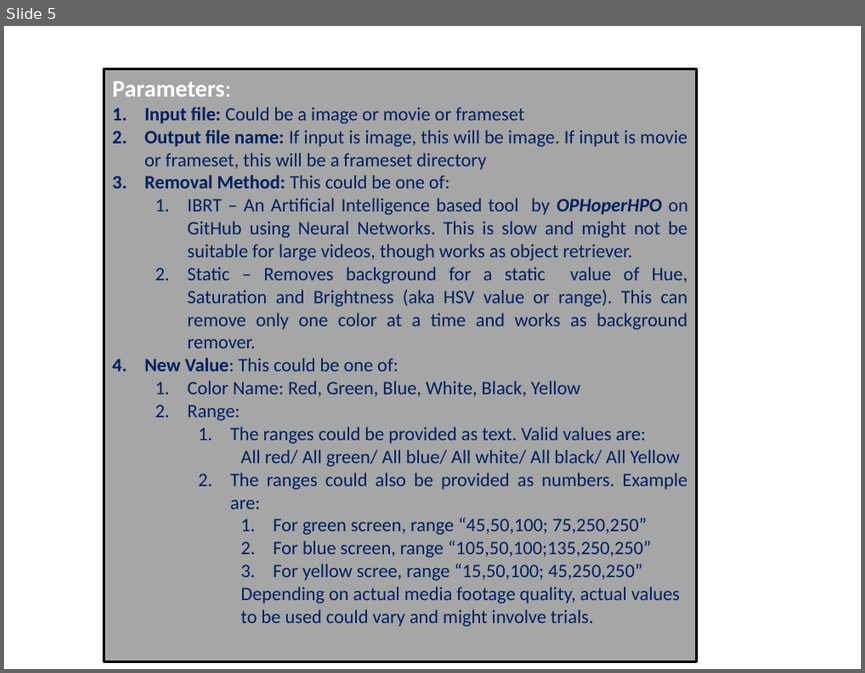
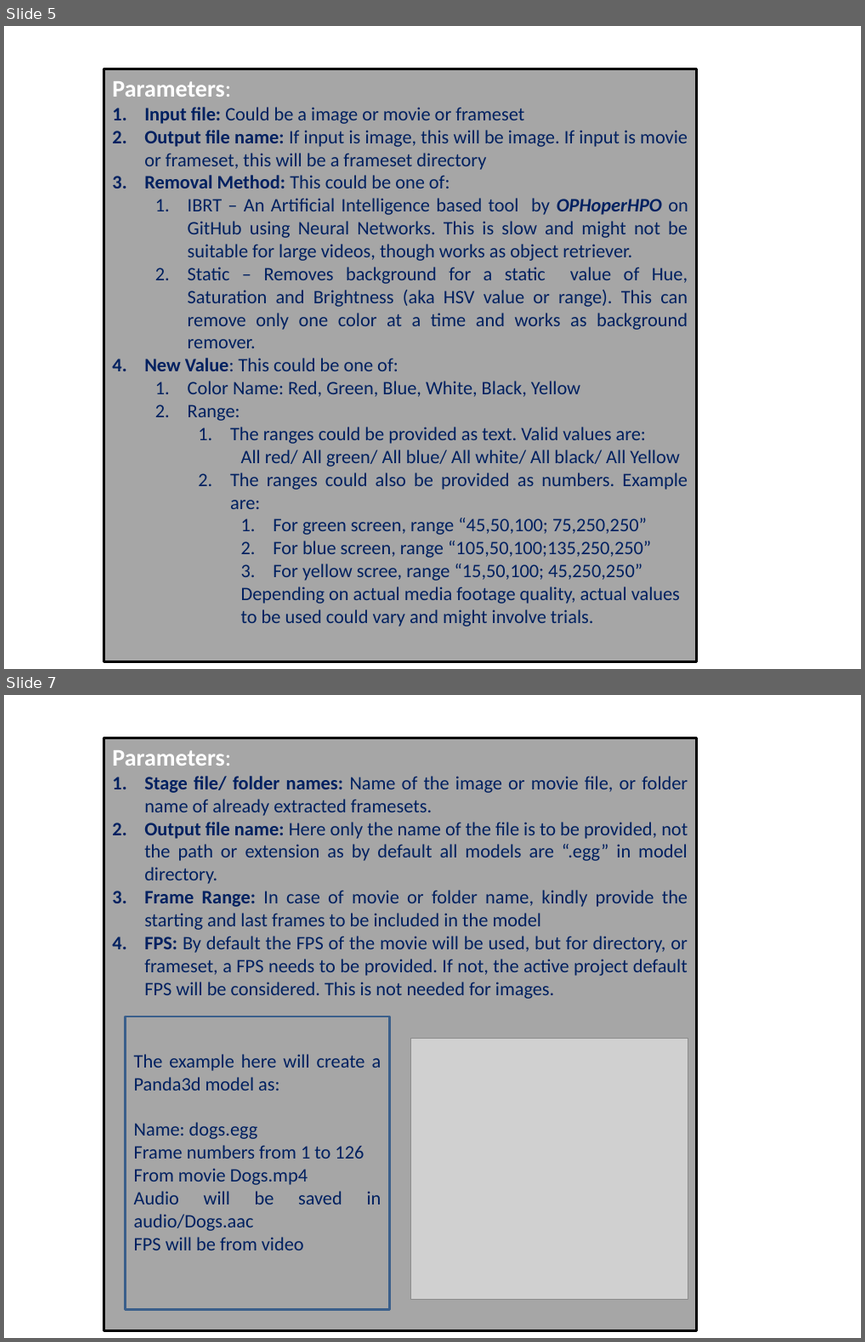
Before and after one commit to ShattereDarkness/memeer, a slide deck: document.pptx. Shown one above the other, each under a label of ours: slide 5 before the commit, slides 5 and 7 after it; the slides between them are not shown. The pictures are 865x673 and 865x1342 pixels, drawn with LibreOffice and Linux fonts; fonts in the diff are those of the drawing; grey boxes stand for pictures. Boxes give left, top, right and bottom in pixels: in the first picture for what was removed or moved away, otherwise in the second. Text is boxed around its words. In the diff, an @@ line names an element or a change of style, - is before the commit and + after.

```diff
--- a/document.pptx
+++ b/document.pptx
@@ slide 7 added at bbox=[4, 695, 861, 1338], background #FFFFFF @@
@@ rectangle added at bbox=[104, 737, 697, 1331], fill #A6A6A6, outline #000000 2 pt, 16 pt, text #002060 @@
+Parameters:
+1. Stage file/ folder names: Name of the image or movie file, or folder name of already extracted framesets.
+2. Output file name: Here only the name of the file is to be provided, not the path or extension as by default all models are “.egg” in model directory.
+3. Frame Range: In case of movie or folder name, kindly provide the starting and last frames to be included in the model
+4. FPS: By default the FPS of the movie will be used, but for directory, or frameset, a FPS needs to be provided. If not, the active project default FPS will be considered. This is not needed for images.
@@ rectangle added at bbox=[126, 1016, 390, 1310], outline #3A5F8C 2 pt, 16 pt, text #002060 @@
+The example here will create a Panda3d model as:
+Name: dogs.egg
+Frame numbers from 1 to 126
+From movie Dogs.mp4
+Audio will be saved in audio/Dogs.aac
+FPS will be from video
@@ picture added at bbox=[411, 1038, 687, 1299] @@
```
Also in this commit, not shown: 2 other slides added, 7 other files.
